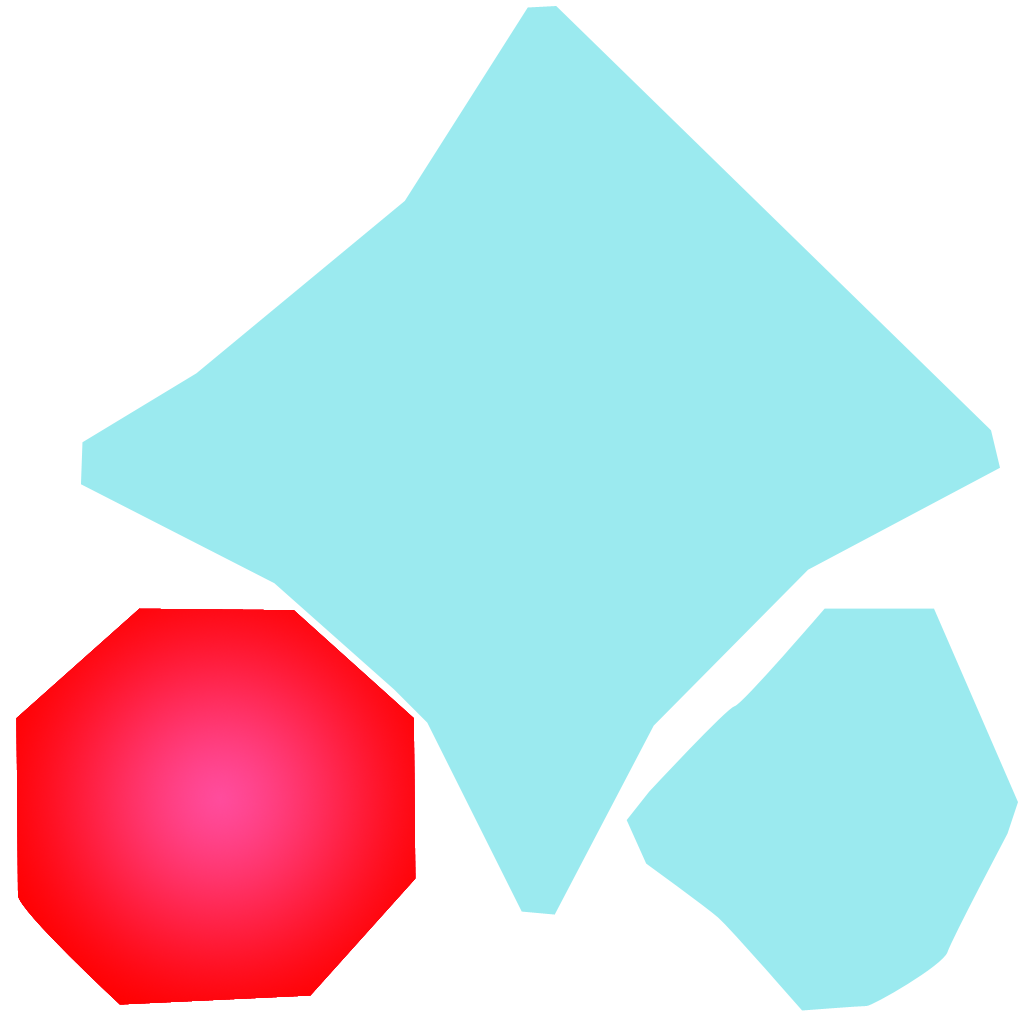
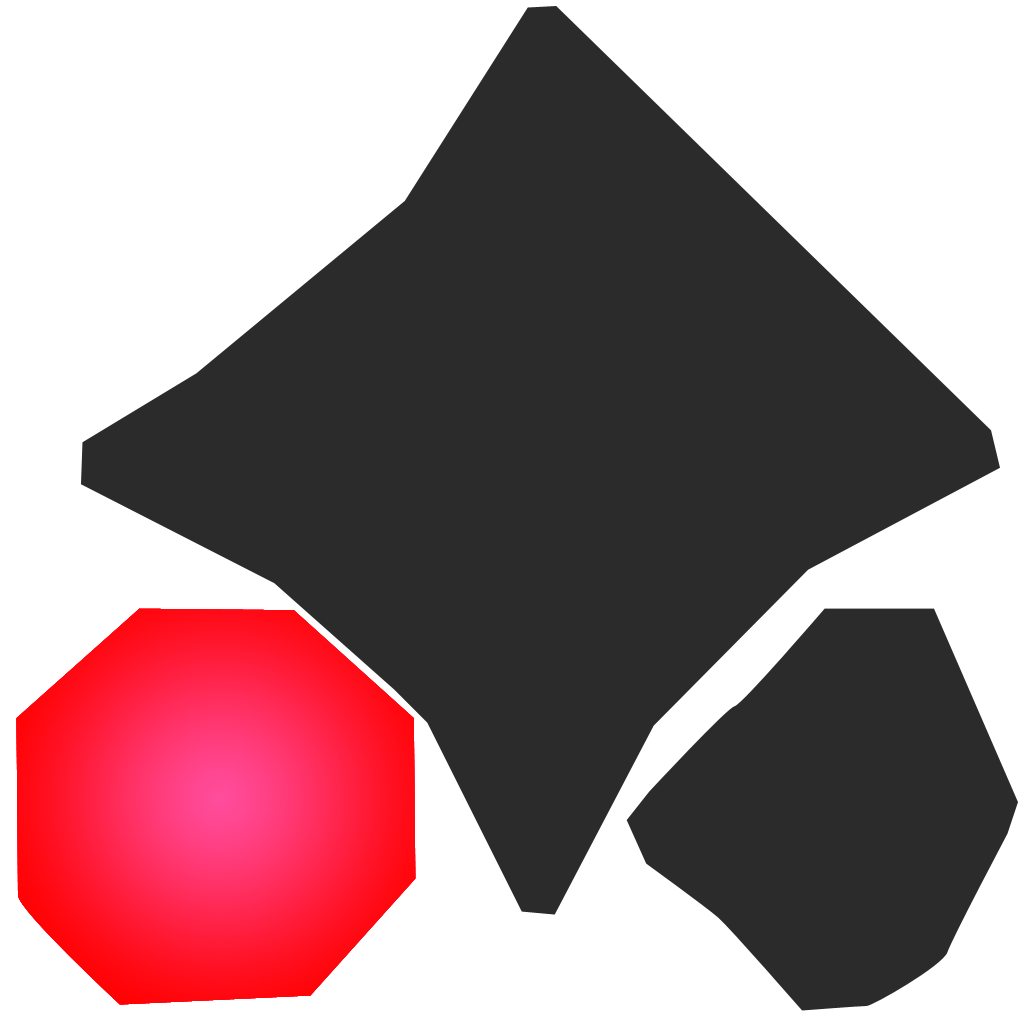
Layer changes from the first 1024×1024 image to the second:
painted on "シェイプ 3" over [626, 608, 1018, 1011]
painted on "シェイプ 1" over [81, 6, 1000, 915]
